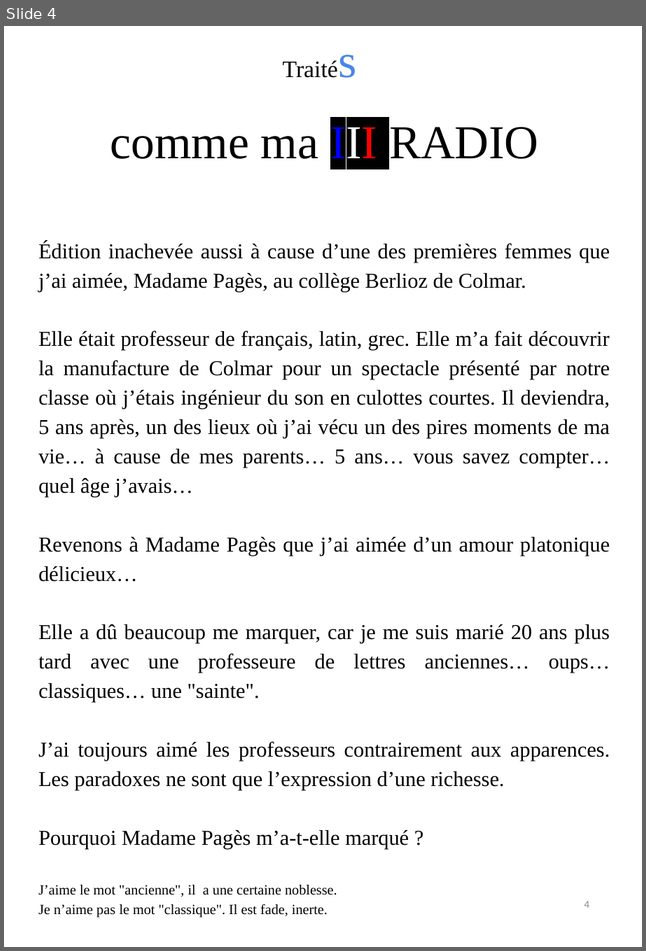
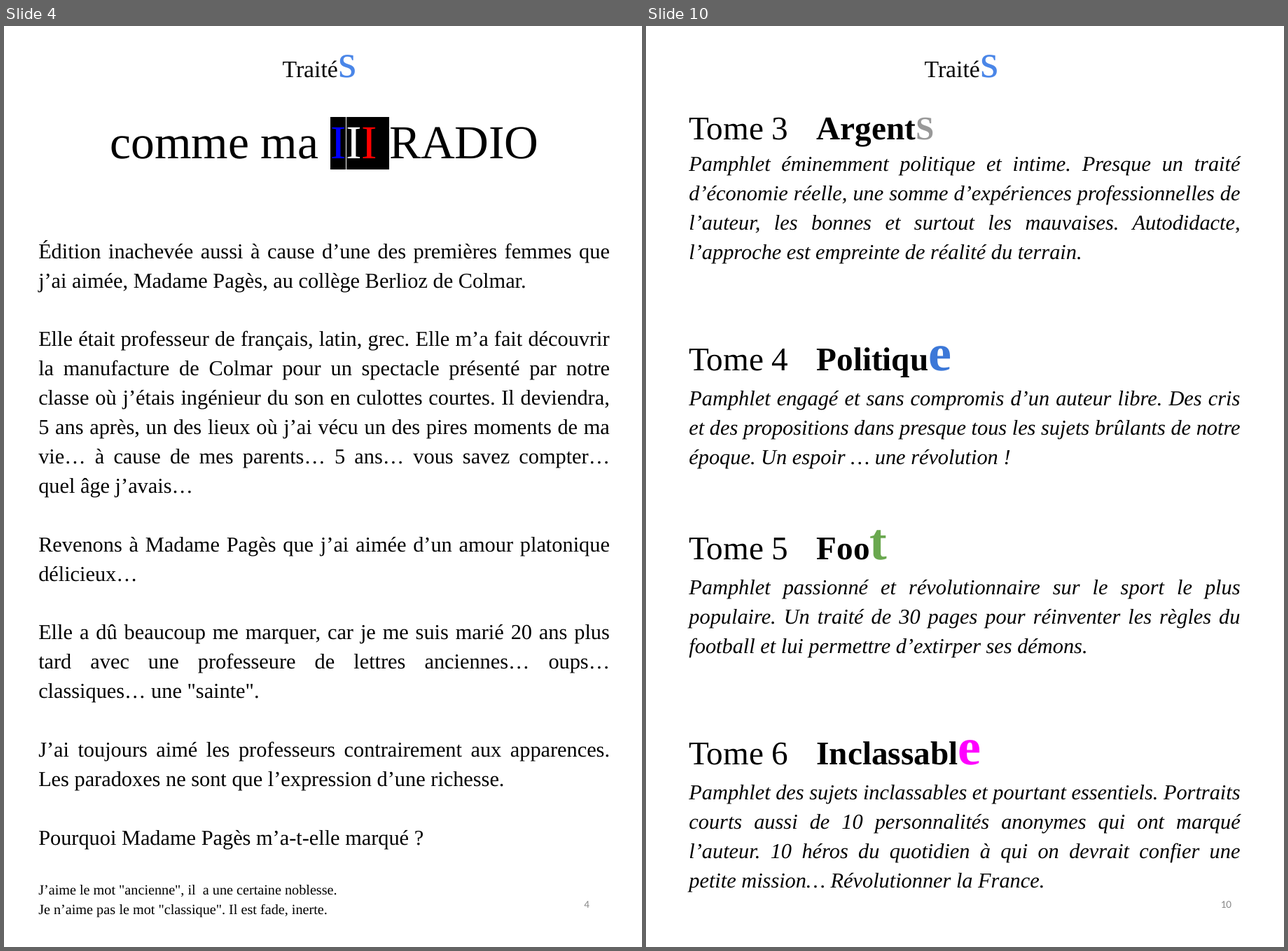
Before and after one commit to BenjaminLOUIS84/e_commerce, a slide deck: e_commerce/public/ppsx/tome3.ppsx. Shown side by side, each under a label of ours: slide 4 before the commit, slides 4 and 10 after it; the slides between them are not shown. The pictures are 646x951 and 1288x951 pixels, drawn with LibreOffice and Linux fonts; fonts in the diff are those of the drawing. Boxes give left, top, right and bottom in pixels: in the first picture for what was removed or moved away, otherwise in the second. Text is boxed around its words. In the diff, an @@ line names an element or a change of style, - is before the commit and + after.

```diff
--- a/e_commerce/public/ppsx/tome3.ppsx
+++ b/e_commerce/public/ppsx/tome3.ppsx
@@ slide 10 added at (646,26,1284,947), background #FFFFFF @@
@@ text added at (916,26,1014,118), 20.1 pt, text #000000 @@
+Traités
@@ text added at (689,117,1240,893), 18 pt, text #000000, italic @@
+Tome 3 ArgentS
+Pamphlet éminemment politique et intime. Presque un traité d’économie réelle, une somme d’expériences professionnelles de l’auteur, les bonnes et surtout les mauvaises. Autodidacte, l’approche est empreinte de réalité du terrain.
+Tome 4 Politique
+Pamphlet engagé et sans compromis d’un auteur libre. Des cris et des propositions dans presque tous les sujets brûlants de notre époque. Un espoir … une révolution !
+Tome 5 Foot
+Pamphlet passionné et révolutionnaire sur le sport le plus populaire. Un traité de 30 pages pour réinventer les règles du football et lui permettre d’extirper ses démons.
+Tome 6 Inclassable
+Pamphlet des sujets inclassables et pourtant essentiels. Portraits courts aussi de 10 personnalités anonymes qui ont marqué l’auteur. 10 héros du quotidien à qui on devrait confier une petite mission… Révolutionner la France.
@@ page number added at (1221,901,1231,908), 9 pt, text #8C8C8C @@
+10
```
Also in this commit, not shown: 2 slides changed, 52 other slides added.
